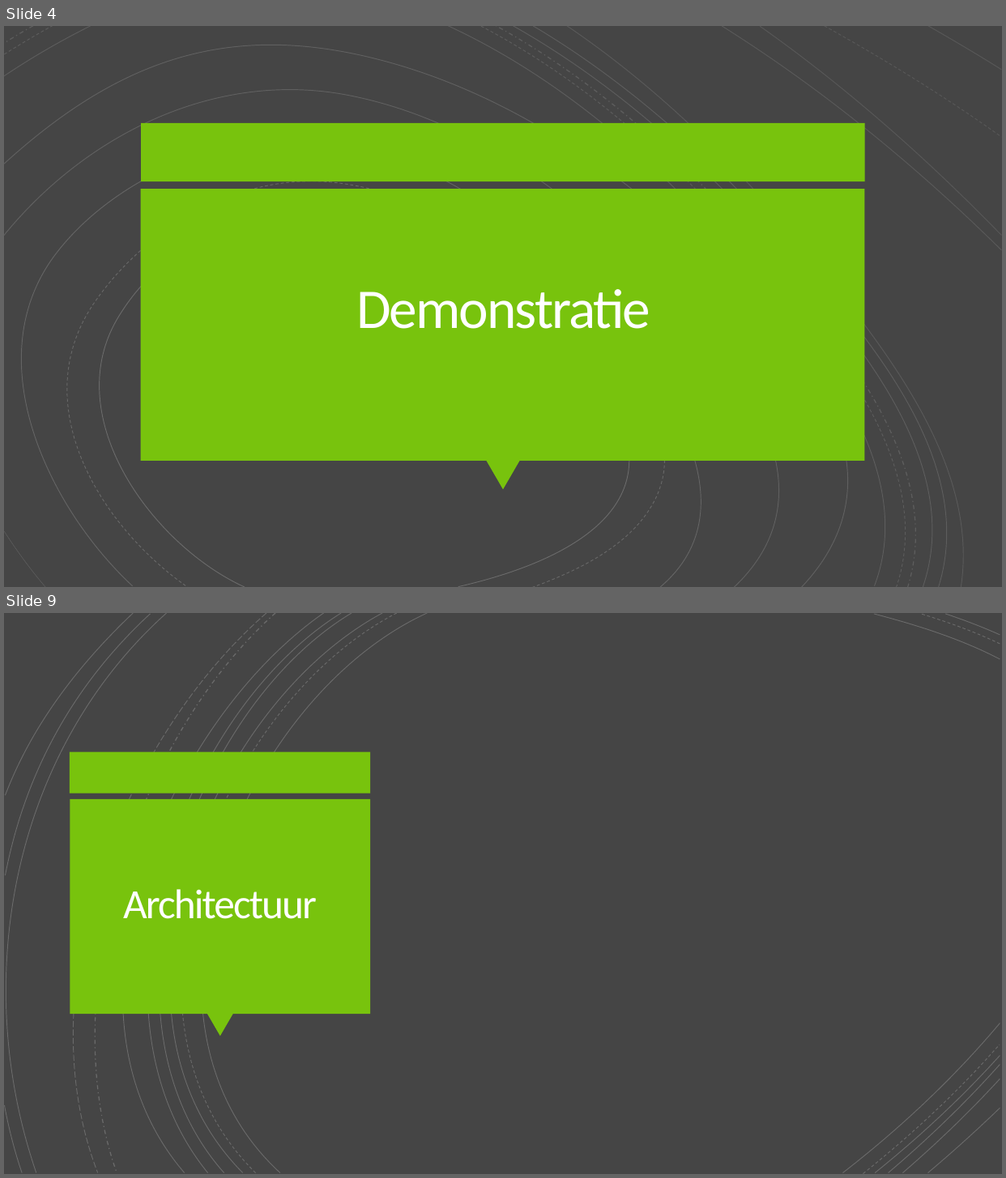
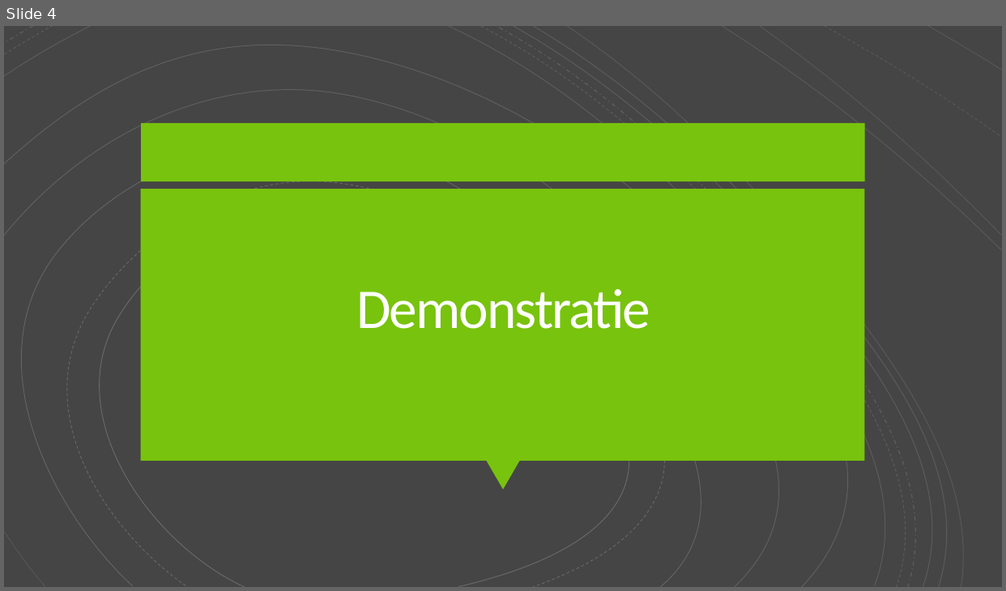
Before and after one commit to JarneEveraerts/ProjectWerk, a slide deck: Documentatie/Groepsproject AllPhi.pptx. Shown one above the other, each under a label of ours: slides 4 and 9 before the commit, slide 4 after it; the slides between them are not shown. The pictures are 1006x1178 and 1006x591 pixels, drawn with LibreOffice and Linux fonts; fonts in the diff are those of the drawing. Boxes give left, top, right and bottom in pixels: in the first picture for what was removed or moved away, otherwise in the second. Text is boxed around its words. In the diff, an @@ line names an element or a change of style, - is before the commit and + after.

```diff
--- a/Documentatie/Groepsproject AllPhi.pptx
+++ b/Documentatie/Groepsproject AllPhi.pptx
@@ slide 9 removed at bbox=[4, 613, 1002, 1174], background #454545; not listed: 18 template elements that a slide beside it also shows @@
@@ rectangle removed at bbox=[70, 752, 371, 794] @@
@@ rectangle removed at bbox=[70, 799, 370, 1014] @@
@@ title removed at bbox=[123, 889, 317, 919] @@
-Architectuur
@@ triangle removed at bbox=[206, 1014, 233, 1037] @@
@@ freeform shape removed at bbox=[843, 1023, 1000, 1173] @@
@@ freeform shape removed at bbox=[876, 1055, 1000, 1173] @@
@@ freeform shape removed at bbox=[889, 1064, 999, 1173] @@
```
Also in this commit, not shown: 4 slides changed, 1 slide added, 6 other slides removed.
